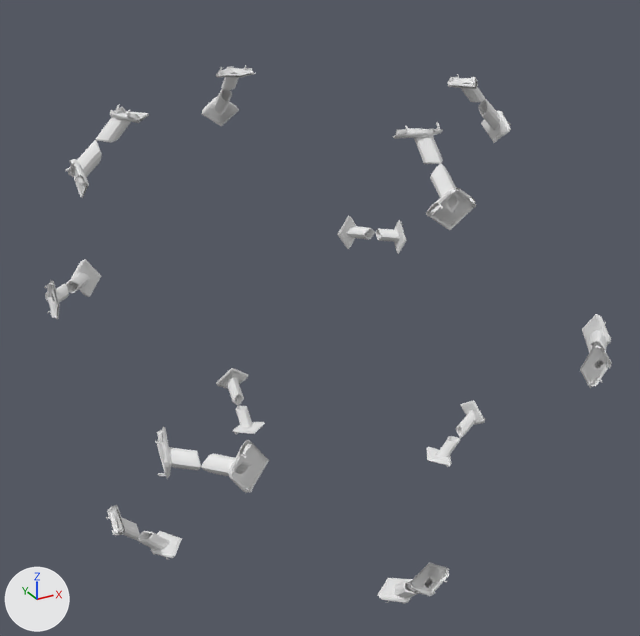
Before and after pictures for a commit that changed the Blender file 4th 4dmc.BaseGeometry.+ExtraSide.Curves.Handles (1).blend.
Both versions are drawn from a camera (50 mm lens) standing at (-0.208, -0.387, 0.192) and looking at (0.004, -0.002, 0.0). Arrows for +X, +Y and +Z are at lower left; the lights stay in place.

Objects in the first picture: 'F.E.Cubie.Corner.InO.Frag.UDSpike.1/6.Round.Pazz.Dn.SimCon'.
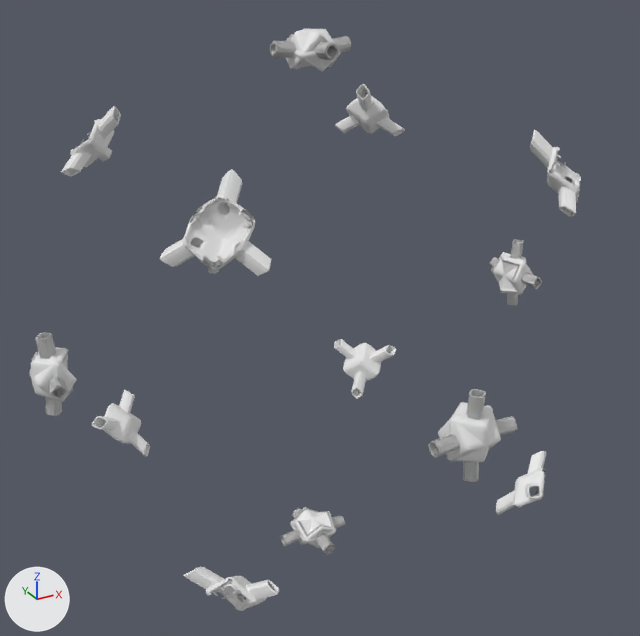
Commit message: working on ef edge cubie - edge curve connector

ob_aux_empty_one_xy_009 is not drawn itself; it is used by a modifier of ob_f_e_curve_edge_ino_simcon_001.
ob_aux_empty_one_xz_009 is not drawn itself; it is used by a modifier of ob_f_e_curve_edge_ino_simcon_001.
ob_aux_empty_one_yz_008 is not drawn itself; it is used by a modifier of ob_f_e_curve_edge_ino_simcon_001.

Location of each change, [x1, y1, x2, y2] in pixels of the pictures (640 x 636 px):
'F.E.Cubie.Corner.InO.Frag.UDSpike.1/6.Round.Pazz.Dn.SimCon', mesh turned: before [44, 65, 612, 604]; after [61, 84, 581, 611]
'F.E.Cubie.Edge.SimCon', shown: after [29, 28, 533, 548]
'F.E.Curve.Edge.InO.SimCon.001', added, shown: after [32, 34, 542, 554]

The change in detail:
me_cube_000 has 247 vertices, 262 faces, 3 loose edges and spans x 0.0921..0.1062, y -0.0117..0.0, z 0.0894..0.1052.
me_cube_000 is used by ob_f_e_cubie_edge_simcon; location (0.0, 0.0, 0.0).
me_cube_000 part 1: the whole mesh is multiplied about the mesh origin by the matrix ((0.707, 0.0, 0.707), (0.0, -1.0, 0.0), (0.707, 0.0, -0.707)).
me_cube_022 has 317 vertices, 342 faces, 14 loose edges and spans x 0.082..0.1073, y 0.1062..0.1204, z 0.0..0.0122.
me_cube_022 is used by ob_f_e_cubie_corner_ino_frag_udspike_1_6_round_pazz_dn_simcon; location (0.0, 0.0, 0.0).
me_cube_022 part 2: the whole mesh is turned 45 degrees about the x axis through the mesh origin.
me_cube_006 is used by ob_f_e_curve_edge_ino_simcon_001; location (0.0, 0.0, 0.0).
me_cube_006 had 192 vertices, 153 faces, 24 loose edges and spanned x 0.0092..0.0838, y 0.1292..0.1443, z 0.0..0.0031.
me_cube_006 now has 144 vertices, 144 faces and spans x 0.1359..0.1445, y 0.0095..0.0204, z -0.0037..0.0037.
me_cube_006 part 3: 144 vertices added at x 0.1359..0.1445, y 0.0095..0.0204, z -0.0037..0.0037.
Object 'F.E.Cubie.Edge.SimCon' (ob_f_e_cubie_edge_simcon) is now shown.
Object 'F.E.Curve.Edge.InO.SimCon.001' (ob_f_e_curve_edge_ino_simcon_001) is now shown.
Object 'Aux.Empty.One.YZ.008' (ob_aux_empty_one_yz_008) is new.
Its location is (0.0, 0.0, 0.0).
Its rotation in degrees is (-90, 0, 0).
Its hide viewport is True.
Object 'Aux.Empty.One.XZ.009' (ob_aux_empty_one_xz_009) is new.
Its location is (0.0, 0.0, 0.0).
Its rotation in degrees is (0, -90, 0).
Its hide viewport is True.
Object 'Aux.Empty.One.XY.009' (ob_aux_empty_one_xy_009) is new.
Its location is (0.0, 0.0, 0.0).
Its rotation in degrees is (0, 0, -90).
Its hide viewport is True.
